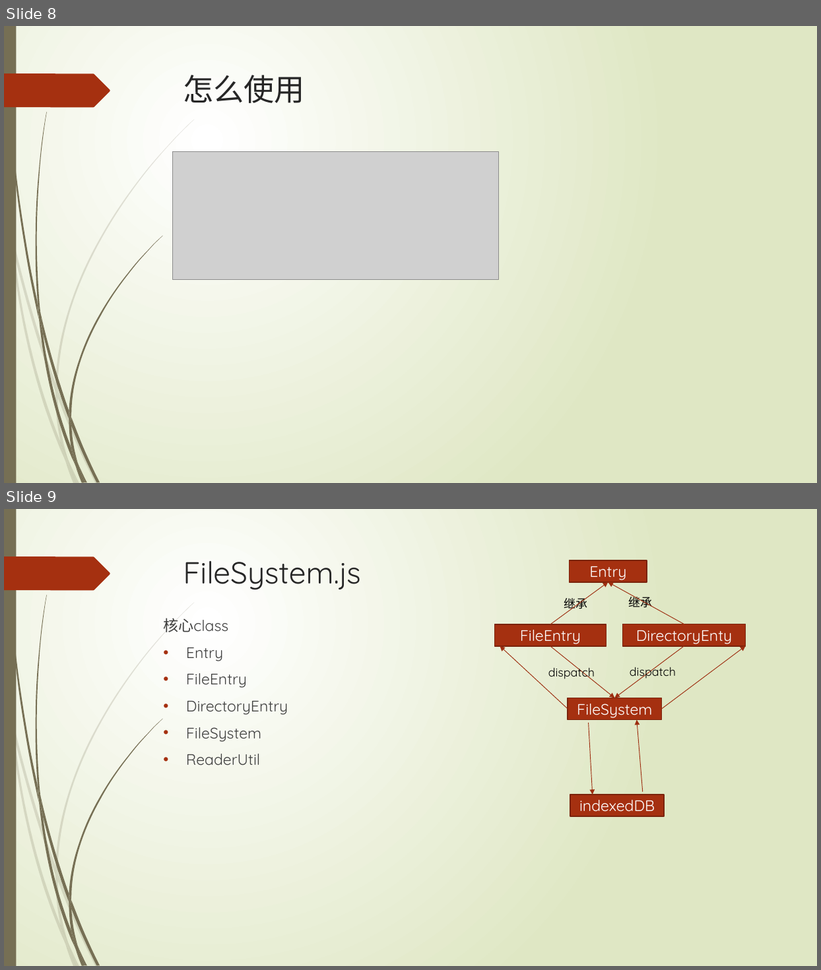
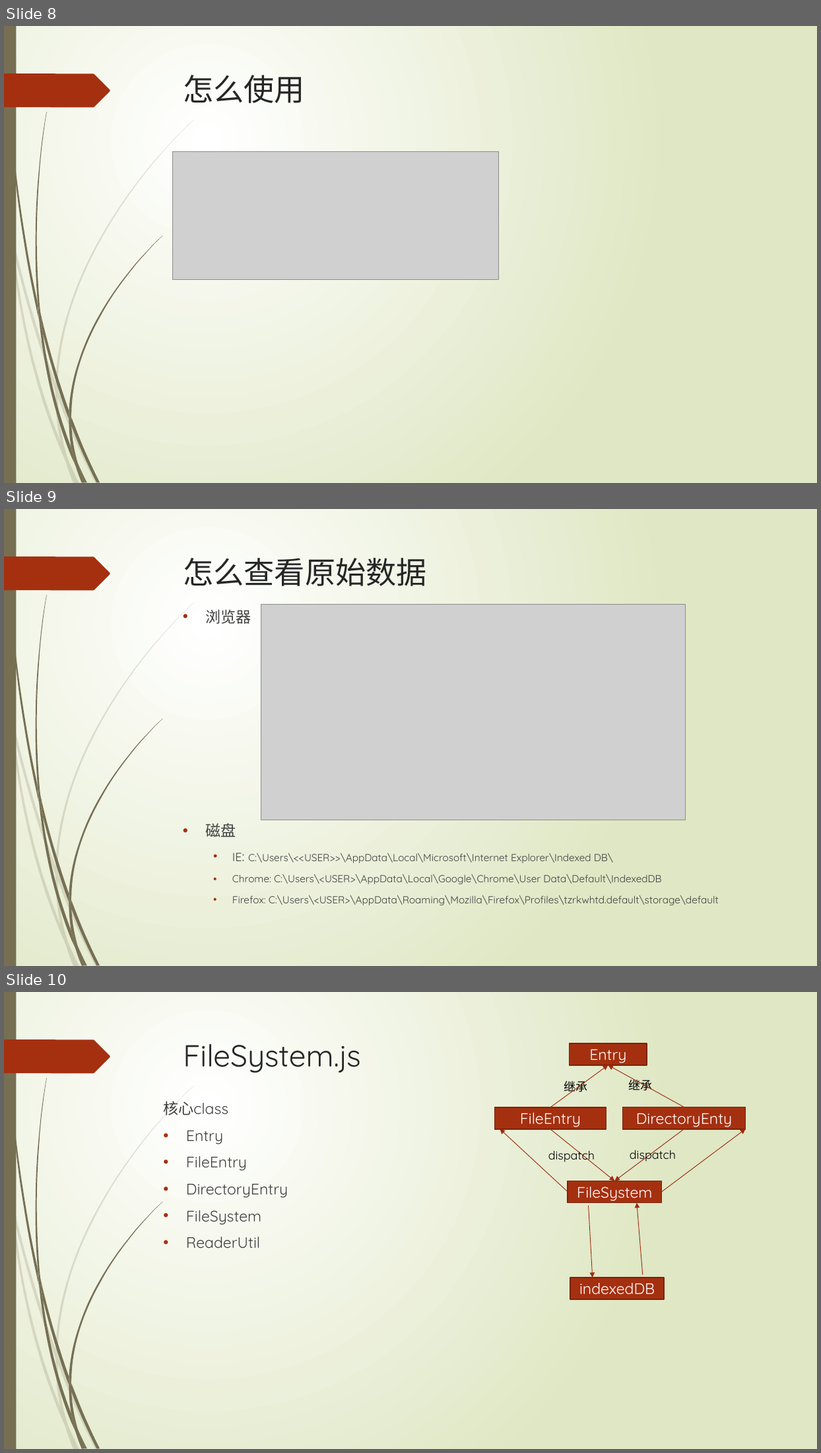
Before and after one commit to xiangwenhu/FileSystem, a slide deck: docs/浏览器大型文件存储.pptx. Shown one above the other, each under a label of ours: slides 8 and 9 before the commit, slides 8, 9 and 10 after it. The pictures are 821x970 and 821x1453 pixels, drawn with LibreOffice and Linux fonts; fonts in the diff are those of the drawing; grey boxes stand for pictures. Boxes give left, top, right and bottom in pixels: in the first picture for what was removed or moved away, otherwise in the second. Text is boxed around its words. In the diff, an @@ line names an element or a change of style, - is before the commit and + after.

```diff
--- a/docs/浏览器大型文件存储.pptx
+++ b/docs/浏览器大型文件存储.pptx
@@ slide 9 added at (4, 509, 817, 966), background gradient #FFFFFF to #DFE8C4; not listed: 24 template elements that a slide beside it also shows @@
@@ title added at (183, 558, 427, 586), 36 pt, text #262626 @@
+怎么查看原始数据
@@ picture added at (261, 604, 686, 820) @@
@@ text added at (206, 609, 719, 906), 12 pt, text #404040 @@
+• 浏览器
+• 磁盘
+  • IE: C:\Users\<<USER>>\AppData\Local\Microsoft\Internet Explorer\Indexed DB\
+  • Chrome: C:\Users\<USER>\AppData\Local\Google\Chrome\User Data\Default\IndexedDB
+  • Firefox: C:\Users\<USER>\AppData\Roaming\Mozilla\Firefox\Profiles\tzrkwhtd.default\storage\default
@@ what was slide 9 is now slide 10 @@
```
Also in this commit, not shown: 6 slides changed.
